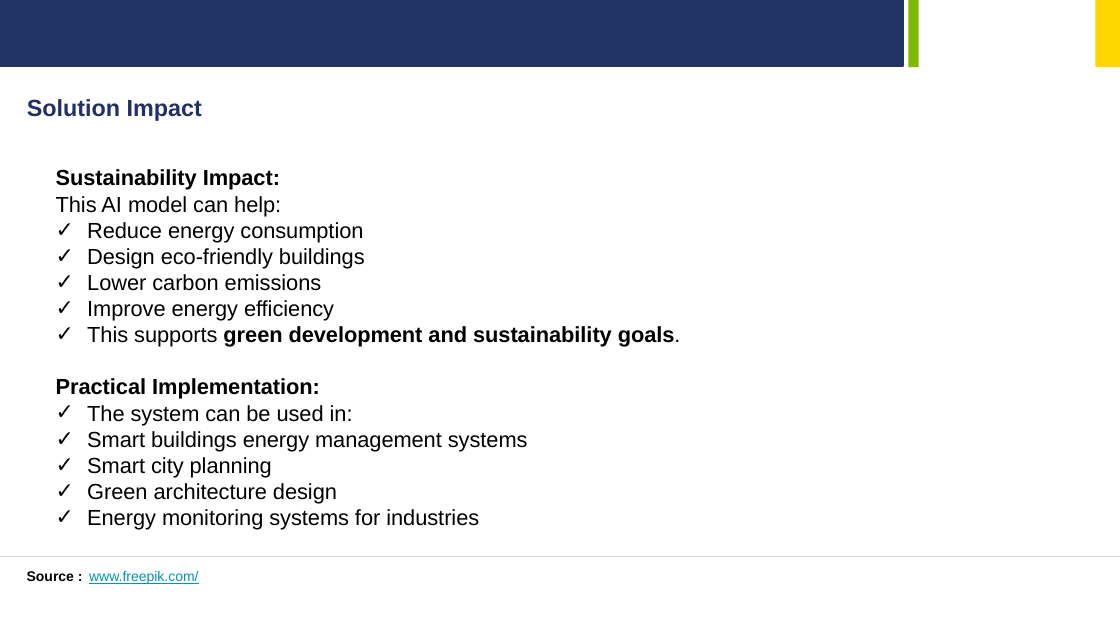
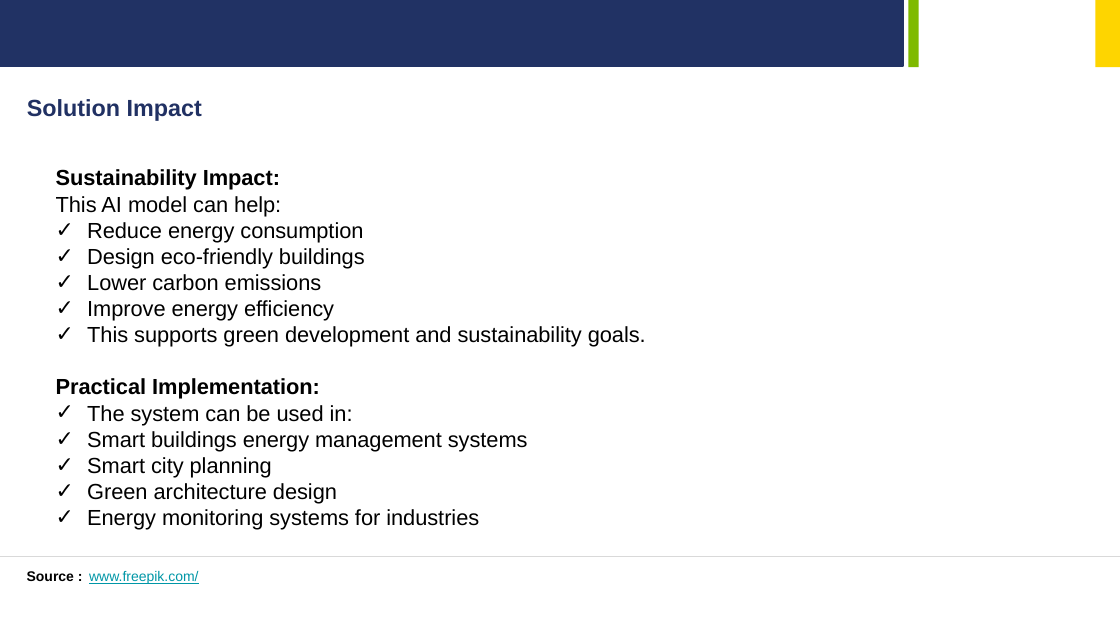
Before and after one commit to sohangehlot/AI-Energy-Consumption-Prediction, a slide deck: slide 11 of ai based Energy consumption prediction project.pptx (slide 12 before the commit). Drawn at 1120x630 pixels with LibreOffice and Linux fonts; fonts in the diff are those of the drawing; background and template pictures are left out. Boxes give left, top, right and bottom in pixels: in the first picture for what was removed or moved away, otherwise in the second. Text is boxed around its words. In the diff, an @@ line names an element or a change of style, - is before the commit and + after.

```diff
--- a/ai based Energy consumption prediction project.pptx
+++ b/ai based Energy consumption prediction project.pptx
@@ text at [87,326,646,347]: bold off in "green development and sustainability goals." @@
```
Also in this commit, not shown: 9 other slides changed, 2 slides removed.
